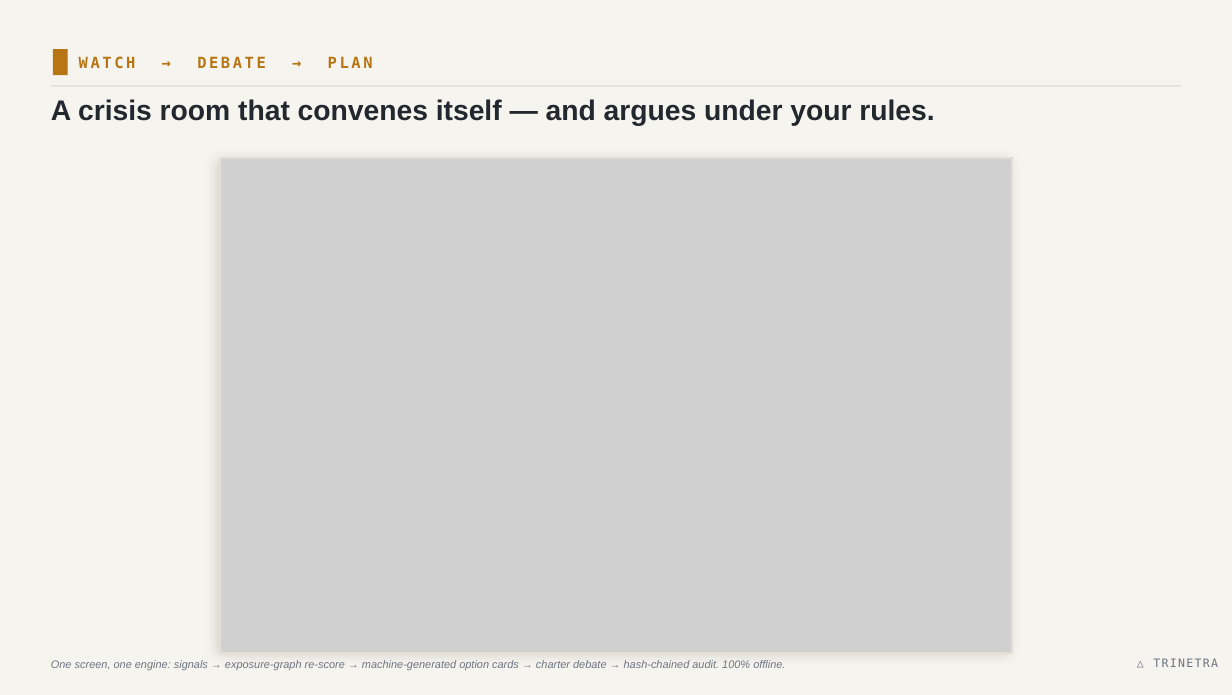
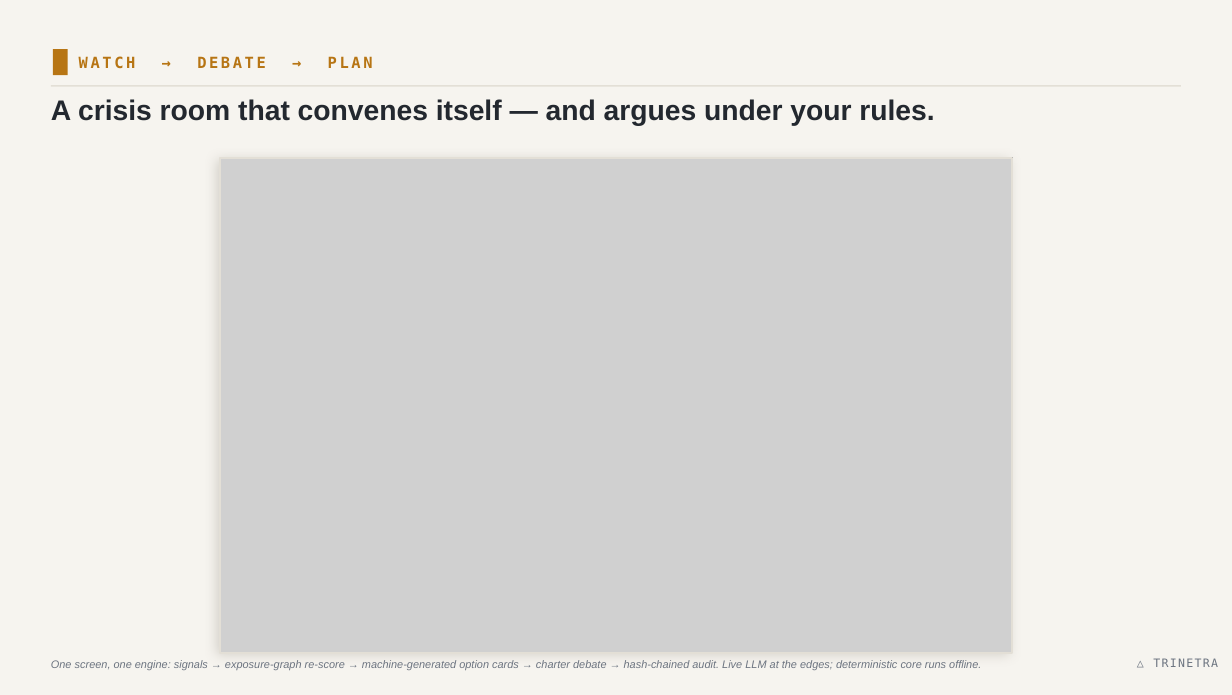
Before and after one commit to banthia14aman/ET-Hackathon, a slide deck: slide 3 of TRINETRA_Deck_Light.pptx. Drawn at 1232x695 pixels with LibreOffice and Linux fonts; fonts in the diff are those of the drawing; grey boxes stand for pictures. Boxes give left, top, right and bottom in pixels: in the first picture for what was removed or moved away, otherwise in the second. Text is boxed around its words. In the diff, an @@ line names an element or a change of style, - is before the commit and + after.

```diff
--- a/TRINETRA_Deck_Light.pptx
+++ b/TRINETRA_Deck_Light.pptx
@@ text at box(51, 660, 981, 670): text changed @@
-One screen, one engine: signals → exposure-graph re-score → machine-generated option cards → charter debate → hash-chained audit. 100% offline.
+One screen, one engine: signals → exposure-graph re-score → machine-generated option cards → charter debate → hash-chained audit. Live LLM at the edges; deterministic core runs offline.
```
Also in this commit, not shown: 3 other slides changed, 4 other files.
